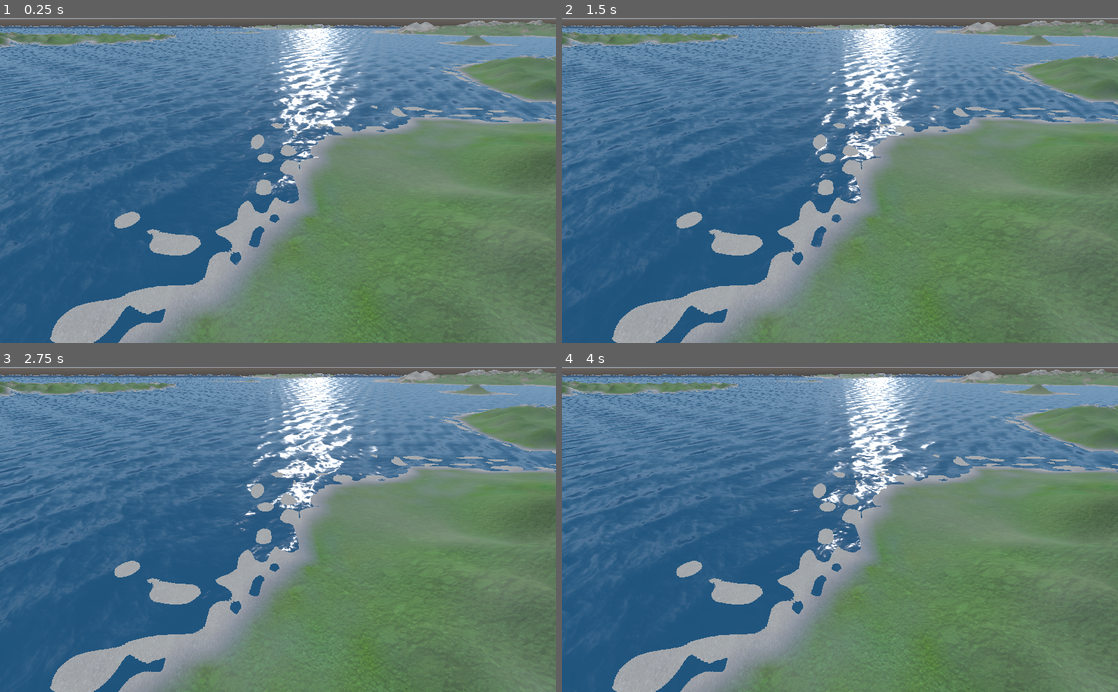
Above: before the commit, frames 1-4 (two rows, left to right).
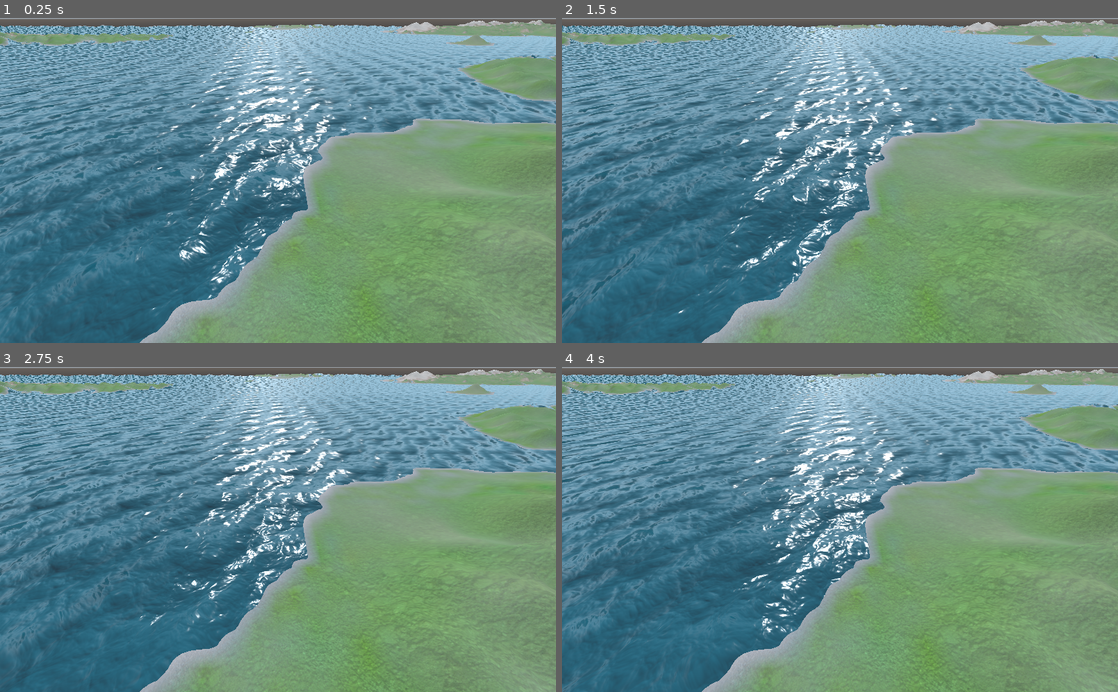
Above: after the commit, the same moments.

Repository: RootCellar/CS485
Game: Godot game, scene res://BiomeDemo.tscn
The game is run twice, just before and just after one commit, with the same random seed, the same clock (stepped at 60 frames per second) and the same inputs.
Inputs:
- Up to frame 1 (0.25 s): no input
- Up to frame 2 (1.5 s): no input
- Up to frame 3 (2.75 s): no input
- Up to frame 4 (4 s): no input

The runs differ from the first frame. In frame 1, 54% of the frame differs, in the area x 0-100%, y 0-100%; in frame 2, 54%; in frame 3, 55%; in frame 4, 55%.

Commit message:
fix a couple bugs, make project more finished

Diff:
--- a/project/BiomeDemo.tscn
+++ b/project/BiomeDemo.tscn
@@ -13,6 +13,7 @@
 [sub_resource type="Environment" id=10]
 background_mode = 2
 background_sky = SubResource( 9 )
+background_sky_orientation = Basis( -1, 0, -8.74228e-08, 0, 1, 0, 8.74228e-08, 0, -1 )
 ambient_light_energy = 0.2
 
 [sub_resource type="PlaneMesh" id=11]
@@ -32,13 +33,13 @@
 }
 
 [node name="Sun Light" type="DirectionalLight" parent="."]
-transform = Transform( 0.980659, -0.145876, -0.130492, 0.184019, 0.914292, 0.360841, 0.0666703, -0.377875, 0.923453, -8.28647, 13.3813, -1.03848 )
+transform = Transform( 0.999848, -0.00975926, 0.0144687, 0, 0.829038, 0.559193, -0.0174524, -0.559108, 0.828911, -8.28647, 13.3813, -1.03848 )
 light_energy = 1.5
 shadow_enabled = true
 shadow_bias = 0.01
 
 [node name="Camera" type="Camera" parent="."]
-transform = Transform( -1, 5.01437e-08, -7.16125e-08, 0, 0.819152, 0.573577, 8.74228e-08, 0.573577, -0.819152, -130, 1.25, 315 )
+transform = Transform( -1, -5.01437e-08, 7.16126e-08, 0, 0.819152, 0.573577, -8.74228e-08, 0.573577, -0.819152, -130, 1.25, 315 )
 near = 0.1
 far = 5000.0
 
@@ -46,6 +47,7 @@
 environment = SubResource( 10 )
 
 [node name="Water_Plane" type="MeshInstance" parent="."]
-transform = Transform( 1, 0, 0, 0, 1, 0, 0, 0, 1, 0, -4.5, 0 )
+transform = Transform( 1, 0, 0, 0, 1, 0, 0, 0, 1, 0, -6, 0 )
+visible = false
 mesh = SubResource( 11 )
 material/0 = ExtResource( 2 )
--- a/project/BiomePainting.gdshader
+++ b/project/BiomePainting.gdshader
@@ -1,34 +1,142 @@
 /* Ground shader with separate effects / textures per biome */
 shader_type spatial;
-//render_mode cull_disabled;
+render_mode cull_disabled;
+
+///* Water Shader
+
+// Copyright (c) 2019 UnionBytes, Achim Menzel (alias AiYori)
+// Permission is hereby granted, free of charge, to any person obtaining a copy of this software and associated documentation files (the "Software"), to deal in the Software without restriction, including without limitation the rights to use, copy, modify, merge, publish, distribute, sublicense, and/or sell copies of the Software, and to permit persons to whom the Software is furnished to do so, subject to the following conditions:
+// The above copyright notice and this permission notice shall be included in all copies or substantial portions of the Software.
+// THE SOFTWARE IS PROVIDED "AS IS", WITHOUT WARRANTY OF ANY KIND, EXPRESS OR IMPLIED, INCLUDING BUT NOT LIMITED TO THE WARRANTIES OF MERCHANTABILITY, FITNESS FOR A PARTICULAR PURPOSE AND NONINFRINGEMENT. IN NO EVENT SHALL THE AUTHORS OR COPYRIGHT HOLDERS BE LIABLE FOR ANY CLAIM, DAMAGES OR OTHER LIABILITY, WHETHER IN AN ACTION OF CONTRACT, TORT OR OTHERWISE, ARISING FROM, OUT OF OR IN CONNECTION WITH THE SOFTWARE OR THE USE OR OTHER DEALINGS IN THE SOFTWARE.
+
+
+// Wave settings:
+uniform float	wave_speed		 = 0.2; // Speed scale for the waves
+uniform vec4	wave_a			 = vec4(1.0, 1.0, 0.35, 3.0); 	// xy = Direction, z = Steepness, w = Length
+uniform	vec4	wave_b			 = vec4(1.0, 0.6, 0.30, 1.55);	// xy = Direction, z = Steepness, w = Length
+uniform	vec4	wave_c			 = vec4(1.0, 1.3, 0.25, 0.9); 	// xy = Direction, z = Steepness, w = Length
+
+// Surface settings:
+uniform vec2 	sampler_scale 	 = vec2(0.25, 0.25); 			// Scale for the sampler
+uniform vec2	sampler_direction= vec2(0.05, 0.04); 			// Direction and speed for the sampler offset
+
+uniform sampler2D uv_sampler : hint_aniso; 						// UV motion sampler for shifting the normalmap
+uniform vec2 	uv_sampler_scale = vec2(0.25, 0.25); 			// UV sampler scale
+uniform float 	uv_sampler_strength = 0.04; 					// UV shifting strength
+
+uniform sampler2D normalmap_a_sampler : hint_normal;			// Normalmap sampler A
+uniform sampler2D normalmap_b_sampler : hint_normal;			// Normalmap sampler B
+
+uniform sampler2D foam_sampler : hint_black;					// Foam sampler
+uniform float 	foam_level 		 = 0.5;							// Foam level -> distance from the object (0.0 - 0.5)
+
+// Volume settings:
+uniform float 	refraction 		 = 0.075;						// Refraction of the water
+
+uniform vec4 	color_deep : hint_color;						// Color for deep places in the water, medium to dark blue
+uniform vec4 	color_shallow : hint_color;						// Color for lower places in the water, bright blue - green
+uniform float 	beers_law		 = 2.0;							// Beers law value, regulates the blending size to the deep water level
+uniform float 	depth_offset	 = -0.75;						// Offset for the blending
+
+// Projector for the water caustics:
+uniform mat4	projector;										// Projector matrix, mostly the matric of the sun / directlight
+uniform sampler2DArray caustic_sampler : hint_black;			// Caustic sampler, (Texture array with 16 Textures for the animation)
+
+
+// Vertex -> Fragment:
+varying float 	vertex_height;									// Height of the water surface
+varying vec3 	vertex_normal;									// Vertex normal -> Needed for refraction calculation
+varying vec3 	vertex_binormal;								// Vertex binormal -> Needed for refraction calculation
+varying vec3 	vertex_tangent;									// Vertex tangent -> Needed for refraction calculation
+
+varying mat4 	inv_mvp; 										// Inverse ModelViewProjection matrix -> Needed for caustic projection
+
+// Wave function:
+vec4 wave(vec4 parameter, vec2 position, float time, inout vec3 tangent, inout vec3 binormal)
+{
+	float	wave_steepness	 = parameter.z;
+	float	wave_length		 = parameter.w;
+
+	float	k				 = 2.0 * 3.14159265359 / wave_length;
+	float 	c 				 = sqrt(9.8 / k);
+	vec2	d				 = normalize(parameter.xy);
+	float 	f 				 = k * (dot(d, position) - c * time);
+	float 	a				 = wave_steepness / k;
+
+			tangent			+= normalize(vec3(1.0-d.x * d.x * (wave_steepness * sin(f)), d.x * (wave_steepness * cos(f)), -d.x * d.y * (wave_steepness * sin(f))));
+			binormal		+= normalize(vec3(-d.x * d.y * (wave_steepness * sin(f)), d.y * (wave_steepness * cos(f)), 1.0-d.y * d.y * (wave_steepness * sin(f))));
+
+	return vec4(d.x * (a * cos(f)), a * sin(f) * 0.25, d.y * (a * cos(f)), 0.0);
+}
+
+//*/
 
 varying vec2 groundTC;  // texture coordinates on ground
 varying float elevation; // height in meters off ground
 uniform sampler2D elevationTexture;
+uniform sampler2D rockTexture; // detail texture for rocks
+uniform sampler2D treeTexture; // detail texture for forest
+uniform sampler2D normalTexture;
+uniform sampler2D biomeTexture;
 uniform float elevationScale=6.2; //< 0-1 color to actual Y meters (Denali==1.0)
 void vertex() {
 	groundTC = UV.xy;
 	elevation = elevationScale*texture(elevationTexture,groundTC).r;
 
+	///*
+	vec3 biome = texture(biomeTexture,groundTC).rgb + vec3(1.0);
+	if(biome.b > 0.8) {
+		float	time			 = TIME * wave_speed;
+
+		vec4	vertex			 = vec4(VERTEX, 1.0);
+		vec3	vertex_position  = (WORLD_MATRIX * vertex).xyz;
+
+		vec3 tang = vec3(0.0, 0.0, 0.0);
+		vec3 bin = vec3(0.0, 0.0, 0.0);
+
+		vertex 			+= wave(wave_a, vertex_position.xz, time, tang, bin);
+		vertex 			+= wave(wave_b, vertex_position.xz, time, tang, bin);
+		vertex 			+= wave(wave_c, vertex_position.xz, time, tang, bin);
+
+		vertex_tangent 	 = tang;
+		vertex_binormal  = bin;
+
+		vertex_position  = vertex.xyz;
+
+		vertex_height	 = (PROJECTION_MATRIX * MODELVIEW_MATRIX * vertex).z;
+
+		TANGENT			 = vertex_tangent;
+		BINORMAL		 = vertex_binormal;
+		vertex_normal	 = normalize(cross(vertex_binormal, vertex_tangent));
+		NORMAL			 = vertex_normal;
+
+		UV				 = vertex.xz * sampler_scale;
+
+		//VERTEX			 = vertex.xyz;
+
+		inv_mvp = inverse(PROJECTION_MATRIX * MODELVIEW_MATRIX);
+	}
+	//*/
+
 	// Adjust the vertex height:
 	VERTEX.y += elevation;
 }
 
-uniform sampler2D rockTexture; // detail texture for rocks
-uniform sampler2D treeTexture; // detail texture for forest
-uniform sampler2D normalTexture;
-uniform sampler2D biomeTexture;
+
 void fragment()
 {
-	// Bump map the surface using the normal texture
-	vec3 normal = texture(normalTexture,groundTC).rgb;
-	normal = normal*2.0-1.0; // convert color 0..1 to coordinate -1..+1
-	normal.xy *= 0.5; // tone down the slopes
-	normal = vec3(normal.x,normal.z,-normal.y); //<- swizzle to swap Z-up to Y-up
-	NORMAL = (INV_CAMERA_MATRIX*vec4(normal,0.0)).xyz; // world to view coords
 
 	// red: rock (bare gravel), green: trees (vegetation), blue:
 	vec3 biome = texture(biomeTexture,groundTC).rgb;
+
+	// Bump map the surface using the normal texture
+	if(biome.b < 0.8) {
+		vec3 normal = texture(normalTexture,groundTC).rgb;
+		normal = normal*2.0-1.0; // convert color 0..1 to coordinate -1..+1
+		normal.xy *= 0.5; // tone down the slopes
+		normal = vec3(normal.x,normal.z,-normal.y); //<- swizzle to swap Z-up to Y-up
+		NORMAL = (INV_CAMERA_MATRIX*vec4(normal,0.0)).xyz; // world to view coords
+	}
 
 	// Detail map the ground
 	vec2 tc = groundTC; // texture coordinates on model
@@ -45,10 +153,12 @@
 	tree *= biome; // tint trees to the color of the satellite image
 
 	// WATER
+	/*
 	vec3 oceanColor = vec3(0,0.1,0.3);
 	float waveTop = pow(abs(sin(groundTC.x*1000.0+0.1*TIME+5.0*sin(groundTC.y*100.0))),32.0);
 	oceanColor = mix(oceanColor,vec3(1,1,1),0.1*waveTop);
 	float oceanFraction = pow(biome.b,4.0);
+	*/
 
 	// Snow-capped peaks
 	vec3 snow = vec3(1,1,1); // snow color
@@ -58,19 +168,80 @@
 		snowFraction = clamp(0.5*(elevation-snowline),0,0.7);
 	}
 
-	if(biome.b > 0.95) {
+	///*
+	if(biome.b > 0.8) {
+		/*
 		ALPHA = 0.5;
 		ALBEDO = vec3(0.0, 0.2, 0.5);
-	}
+		*/
+
+		// Calculation of the UV with the UV motion sampler
+		vec2	uv_offset 					 = sampler_direction * TIME;
+		vec2 	uv_sampler_uv 				 = UV * uv_sampler_scale + uv_offset;
+		vec2	uv_sampler_uv_offset 		 = uv_sampler_strength * texture(uv_sampler, uv_sampler_uv).rg * 2.0 - 1.0;
+		vec2 	uv 							 = UV + uv_sampler_uv_offset;
+
+		// Normalmap:
+		vec3 	normalmap					 = texture(normalmap_a_sampler, uv - uv_offset*2.0).rgb * 0.60;		// 75 % sampler A
+				normalmap 					+= texture(normalmap_b_sampler, uv + uv_offset).rgb * 0.40;			// 25 % sampler B
+
+		// Refraction UV:
+		vec3	ref_normalmap				 = normalmap * 2.0 - 1.0;
+				ref_normalmap				 = normalize(vertex_tangent*ref_normalmap.x + vertex_binormal*ref_normalmap.y + vertex_normal*ref_normalmap.z);
+		vec2 	ref_uv						 = SCREEN_UV + (ref_normalmap.xy * refraction) / vertex_height;
+
+		// Ground depth:
+		float 	depth_raw					 = texture(DEPTH_TEXTURE, ref_uv).r * 2.0 - 1.0;
+		float	depth						 = PROJECTION_MATRIX[3][2] / (depth_raw + PROJECTION_MATRIX[2][2]);
+
+		float 	depth_blend 				 = exp((depth+VERTEX.z + depth_offset) * -beers_law);
+				depth_blend 				 = clamp(1.0-depth_blend, 0.0, 1.0);
+		float	depth_blend_pow				 = clamp(pow(depth_blend, 2.5), 0.0, 1.0);
+
+		// Ground color:
+		vec3 	screen_color 				 = textureLod(SCREEN_TEXTURE, ref_uv, depth_blend_pow * 2.5).rgb;
+
+		vec3 	dye_color 					 = mix(color_shallow.rgb, color_deep.rgb, depth_blend_pow);
+		vec3	color 						 = mix(screen_color*dye_color, dye_color*0.25, depth_blend_pow*0.5);
+
+		// Caustic screen projection
+		vec4 	caustic_screenPos 			 = vec4(ref_uv*2.0-1.0, depth_raw, 1.0);
+		vec4 	caustic_localPos 			 = inv_mvp * caustic_screenPos;
+				caustic_localPos			 = vec4(caustic_localPos.xyz/caustic_localPos.w, caustic_localPos.w);
+
+		vec2 	caustic_Uv 					 = caustic_localPos.xz / vec2(1024.0) + 0.5;
+		vec4	caustic_color				 = texture(caustic_sampler, vec3(caustic_Uv*300.0, mod(TIME*14.0, 16.0)));
+
+				color 						*= 1.0 + pow(caustic_color.r, 1.50) * (1.0-depth_blend) * 6.0;
+
+		// Foam:
+				/*
+				if(depth + VERTEX.z < vertex_height-0.1)
+				{
+					float foam_noise = clamp(pow(texture(foam_sampler, (uv*4.0) - uv_offset).r, 10.0)*40.0, 0.0, 0.2);
+					float foam_mix = clamp(pow((1.0-(depth + VERTEX.z) + foam_noise), 8.0) * foam_noise * 0.4, 0.0, 1.0);
+					color = mix(color, vec3(1.0), foam_mix);
+				}
+				*/
+
+		// Set all values:
+		ALPHA = 1.0;
+		ALBEDO = color;
+		METALLIC = 0.1;
+		ROUGHNESS = 0.2;
+		SPECULAR = 0.2 + depth_blend_pow * 0.4;
+		NORMALMAP = normalmap;
+		NORMALMAP_DEPTH = 1.25;
+	}
+	//*/
 	else {
+		ALPHA = 1.0;
 		ALBEDO = mix(
-			//mix(
-				mix(rock,tree,biome.g),
-				//oceanColor,oceanFraction
-			//),
+			mix(rock,tree,biome.g),
 			snow,snowFraction
 		);
 	}
-
-	// ALBEDO = 0.5*vec3(1,1,1); // flat shaded
+	//*/
+
+
 }
--- a/project/BiomeTerrainMaterial.tres
+++ b/project/BiomeTerrainMaterial.tres
@@ -6,11 +6,31 @@
 [ext_resource path="res://AlaskaBiomes.jpg" type="Texture" id=4]
 [ext_resource path="res://AlaskaElevation.jpg" type="Texture" id=5]
 [ext_resource path="res://BiomePainting.gdshader" type="Shader" id=6]
+[ext_resource path="res://water/Water_N_A.png" type="Texture" id=7]
+[ext_resource path="res://water/Water_UV.png" type="Texture" id=8]
+[ext_resource path="res://water/Water_N_B.png" type="Texture" id=11]
 
 [resource]
-render_priority = 1
 shader = ExtResource( 6 )
+shader_param/wave_speed = 0.2
+shader_param/wave_a = Plane( 1, 1, 0.35, 3 )
+shader_param/wave_b = Plane( 1, 0.6, 0.3, 1.55 )
+shader_param/wave_c = Plane( 1, 1.3, 0.25, 0.9 )
+shader_param/sampler_scale = Vector2( 0.25, 0.25 )
+shader_param/sampler_direction = Vector2( 0.05, 0.04 )
+shader_param/uv_sampler_scale = Vector2( 0.25, 0.25 )
+shader_param/uv_sampler_strength = 0.04
+shader_param/foam_level = 0.5
+shader_param/refraction = 0.075
+shader_param/color_deep = Color( 0, 0.835294, 1, 1 )
+shader_param/color_shallow = Color( 0.0431373, 0.776471, 0.807843, 1 )
+shader_param/beers_law = 2.0
+shader_param/depth_offset = -0.75
+shader_param/projector = null
 shader_param/elevationScale = 10.0
+shader_param/uv_sampler = ExtResource( 8 )
+shader_param/normalmap_a_sampler = ExtResource( 7 )
+shader_param/normalmap_b_sampler = ExtResource( 11 )
 shader_param/elevationTexture = ExtResource( 5 )
 shader_param/rockTexture = ExtResource( 1 )
 shader_param/treeTexture = ExtResource( 2 )
--- a/project/water/Water.shader
+++ b/project/water/Water.shader
@@ -16,7 +16,7 @@
 
 
 // Wave settings:
-uniform float	wave_speed		 = 0.5; // Speed scale for the waves
+uniform float	wave_speed		 = 0.2; // Speed scale for the waves
 uniform vec4	wave_a			 = vec4(1.0, 1.0, 0.35, 3.0); 	// xy = Direction, z = Steepness, w = Length
 uniform	vec4	wave_b			 = vec4(1.0, 0.6, 0.30, 1.55);	// xy = Direction, z = Steepness, w = Length
 uniform	vec4	wave_c			 = vec4(1.0, 1.3, 0.25, 0.9); 	// xy = Direction, z = Steepness, w = Length
@@ -162,6 +162,7 @@
 			}
 
 	// Set all values:
+	ALPHA = 0.5;
 	ALBEDO = color;
 	METALLIC = 0.1;
 	ROUGHNESS = 0.2;
Not shown: 1 places in project/BiomeTerrainMaterial.tres that only renumber resources
